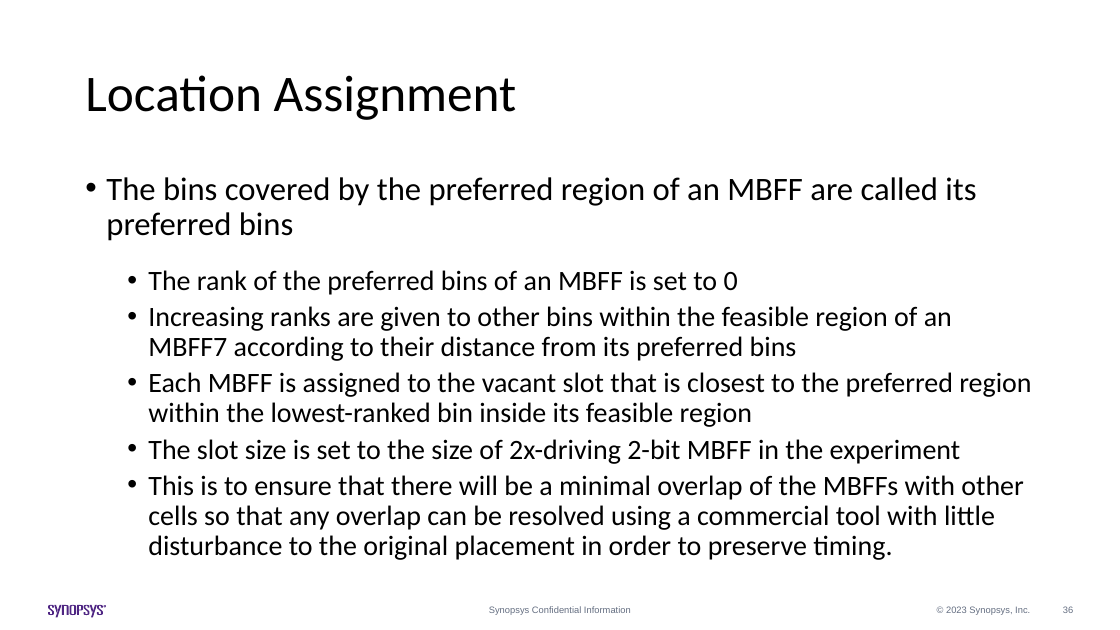
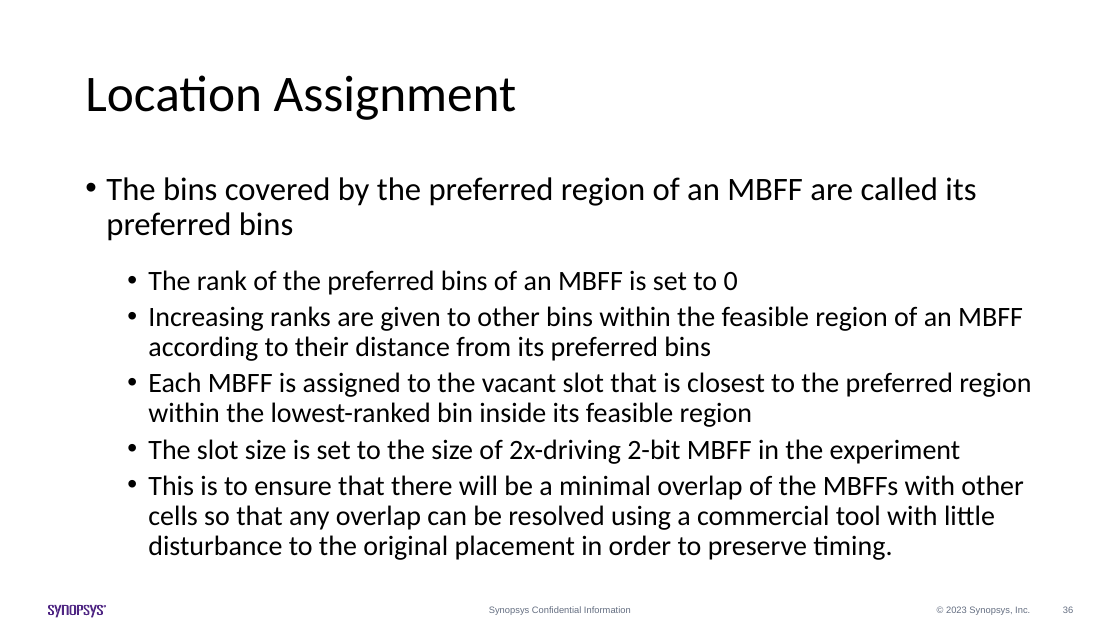
Before and after one commit to Pacific-Feng-Studuies/Studied-Papers, a slide deck: slide 37 of Synopsys Intern/Generation of Mixed-Driving Multi-Bit Flip-Flops for Power/Generation of Mixed-Driving Multi-Bit Flip-Flops for Power.pptx. Drawn at 1120x630 pixels with LibreOffice and Linux fonts; fonts in the diff are those of the drawing. Boxes give left, top, right and bottom in pixels: in the first picture for what was removed or moved away, otherwise in the second. Text is boxed around its words. In the diff, an @@ line names an element or a change of style, - is before the commit and + after.

```diff
--- a/Synopsys Intern/Generation of Mixed-Driving Multi-Bit Flip-Flops for Power/Generation of Mixed-Driving Multi-Bit Flip-Flops for Power.pptx
+++ b/Synopsys Intern/Generation of Mixed-Driving Multi-Bit Flip-Flops for Power/Generation of Mixed-Driving Multi-Bit Flip-Flops for Power.pptx
@@ text at (148,306,1023,361): text changed @@
-  • Increasing ranks are given to other bins within the feasible region of an MBFF7 according to their distance from its preferred bins
+  • Increasing ranks are given to other bins within the feasible region of an MBFF according to their distance from its preferred bins
```
Also in this commit, not shown: 3 other slides changed.
